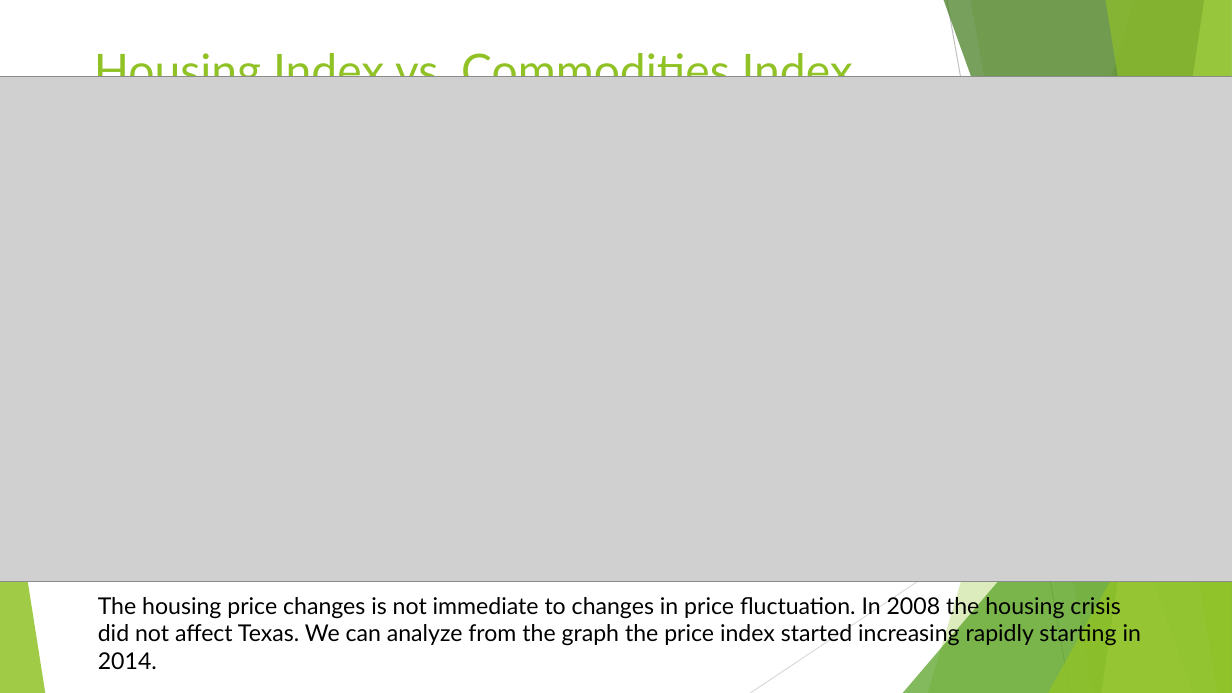
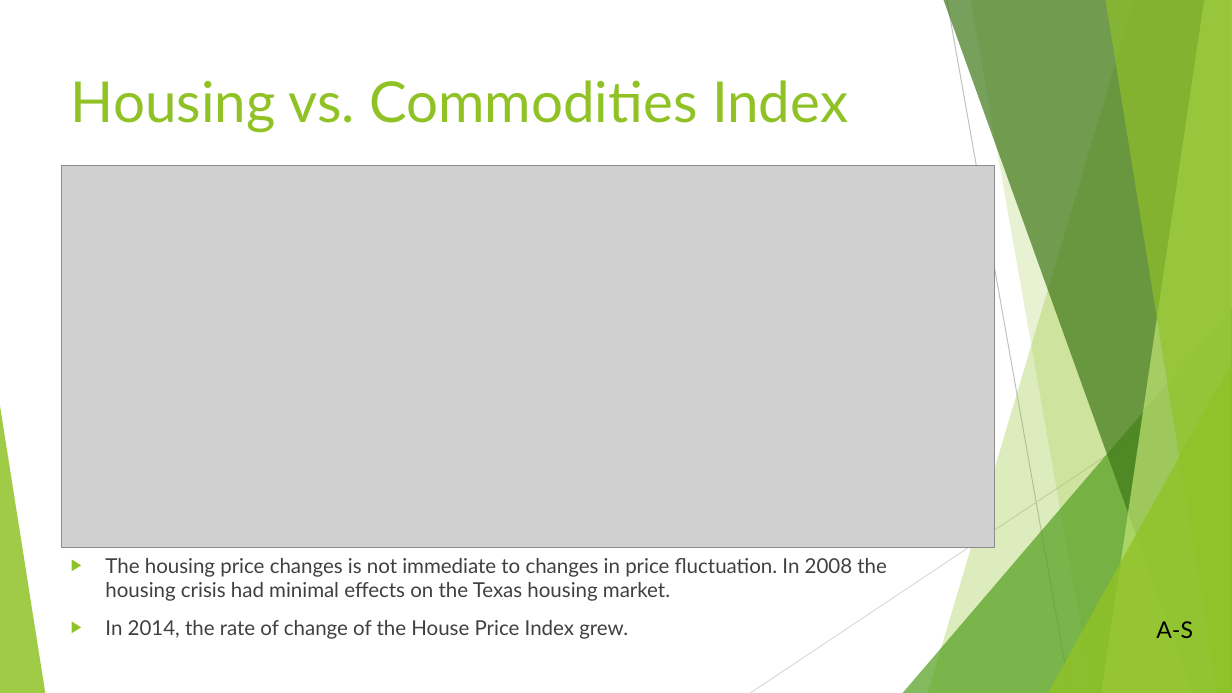
Before and after one commit to Fescamil1/Project_1_Housing_Market_Analysis, a slide deck: slide 11 of Texas Housing Market Analysis PowerPoint.pptx. Drawn at 1232x693 pixels with LibreOffice and Linux fonts; fonts in the diff are those of the drawing; grey boxes stand for pictures. Boxes give left, top, right and bottom in pixels: in the first picture for what was removed or moved away, otherwise in the second. Text is boxed around its words. In the diff, an @@ line names an element or a change of style, - is before the commit and + after.

Commit message:
Changes to PPW. Added LumberCSV for comparison vs housing inventory

```diff
--- a/Texas Housing Market Analysis PowerPoint.pptx
+++ b/Texas Housing Market Analysis PowerPoint.pptx
@@ title at (71,80,848,133): text changed; size 36 to 44 pt @@
-Housing Index vs. Commodities Index
+Housing vs. Commodities Index
@@ picture: place and size @@
-picture at (0,77,1232,581)
+picture at (62,165,995,548)
@@ text added at (105,558,887,639), 16 pt, text #404040 @@
+▶ The housing price changes is not immediate to changes in price fluctuation. In 2008 the housing crisis had minimal effects on the Texas housing market.
+▶ In 2014, the rate of change of the House Price Index grew.
@@ text removed at (98,593,1141,647) @@
-The housing price changes is not immediate to changes in price fluctuation. In 2008 the housing crisis did not affect Texas. We can analyze from the graph the price index started increasing rapidly starting in 2014.
@@ text added at (1156,621,1193,638), 18 pt, text #000000 @@
+A-S
```
Also in this commit, not shown: 10 other slides changed, 2 slides added, 2 slides removed, 1 other file.
